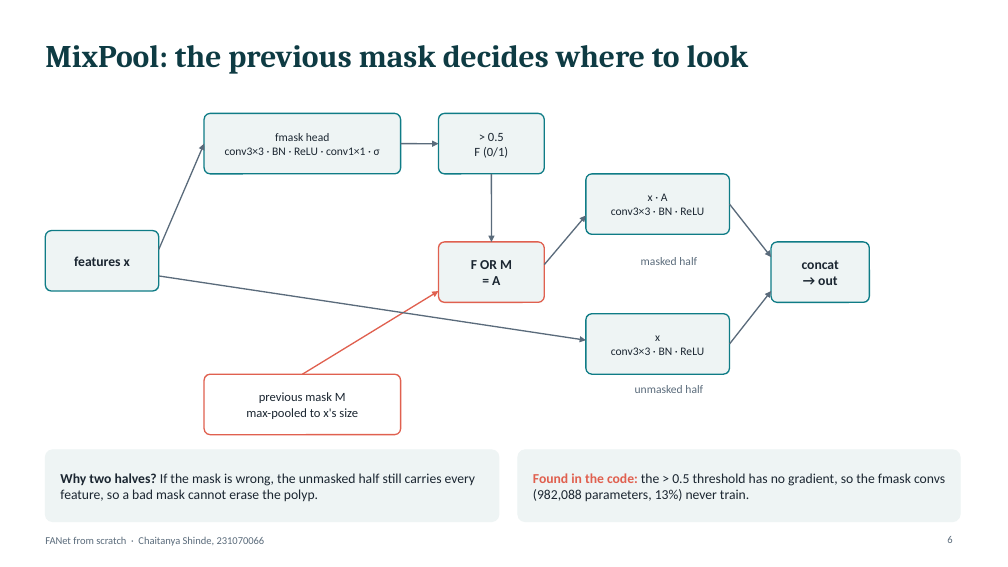
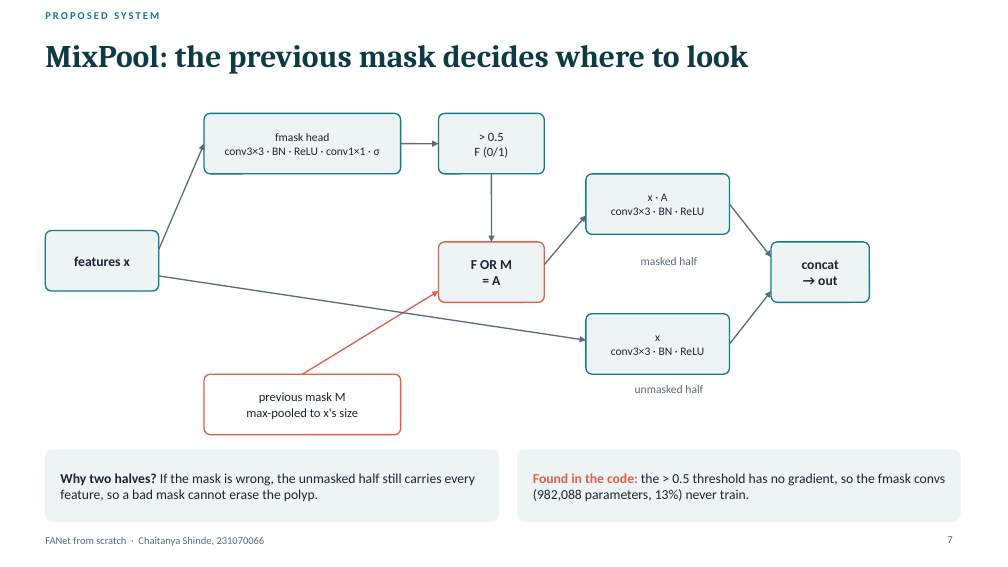
Before and after one commit to Chaitanya-666/DLproject, a slide deck: slide 7 of presentation/FANet_ChaitanyaShinde_231070066.pptx (slide 6 before the commit). Drawn at 1008x567 pixels with LibreOffice and Linux fonts; fonts in the diff are those of the drawing. Boxes give left, top, right and bottom in pixels: in the first picture for what was removed or moved away, otherwise in the second. Text is boxed around its words. In the diff, an @@ line names an element or a change of style, - is before the commit and + after.

Commit message:
Deck follows the PPT brief: sections Problem Statement, Proposed System, Dataset Used, Result Analysis, Future Scope; outline and Future Scope slides added (19 slides); report and book counts updated

```diff
--- a/presentation/FANet_ChaitanyaShinde_231070066.pptx
+++ b/presentation/FANet_ChaitanyaShinde_231070066.pptx
@@ text added at [45, 12, 159, 19], 10 pt, text #0F7C86, bold @@
+PROPOSED SYSTEM
@@ page number at [947, 536, 952, 543]: text changed @@
-6
+7
```
Also in this commit, not shown: 14 other slides changed, 2 slides added, 5 other files.
